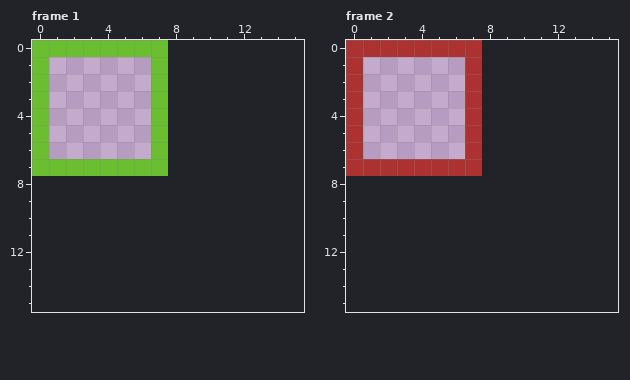
Edited in one commit: pixel-art file (graphics_raw/cursor.aseprite). Above is the file before it was changed.
8x8 pixels, 2 frames. Shown: frame 1, frame 2. The old version is drawn lined up with the new one, on the new canvas.
Now the later version:
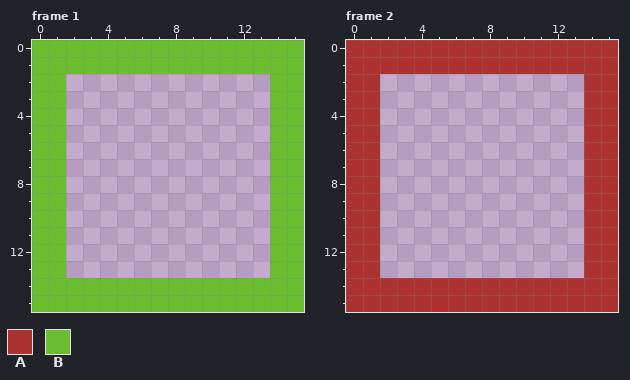
Palette (. is transparent): A #ac3232  B #6abe30
Difference:
canvas 8x8 -> 16x16
Frame 1:
y 0: x 8..15 ........ -> BBBBBBBB
y 1: x 1..6 ...... -> BBBBBB; x 8..15 ........ -> BBBBBBBB
y 2..6: x 1 . -> B; x 7 B -> .; x 14..15 .. -> BB
y 7: x 2..7 BBBBBB -> ......; x 14..15 .. -> BB
y 8..13: x 0..1 .. -> BB; x 14..15 .. -> BB
y 14..15: x 0..15 ................ -> BBBBBBBBBBBBBBBB
Frame 2:
y 0: x 8..15 ........ -> AAAAAAAA
y 1: x 1..6 ...... -> AAAAAA; x 8..15 ........ -> AAAAAAAA
y 2..6: x 1 . -> A; x 7 A -> .; x 14..15 .. -> AA
y 7: x 2..7 AAAAAA -> ......; x 14..15 .. -> AA
y 8..13: x 0..1 .. -> AA; x 14..15 .. -> AA
y 14..15: x 0..15 ................ -> AAAAAAAAAAAAAAAA
Changed places in both pictures, as pixel boxes (x1, y1, x2, y2):
changed: (32, 40, 304, 312)
changed: (346, 40, 618, 312)
